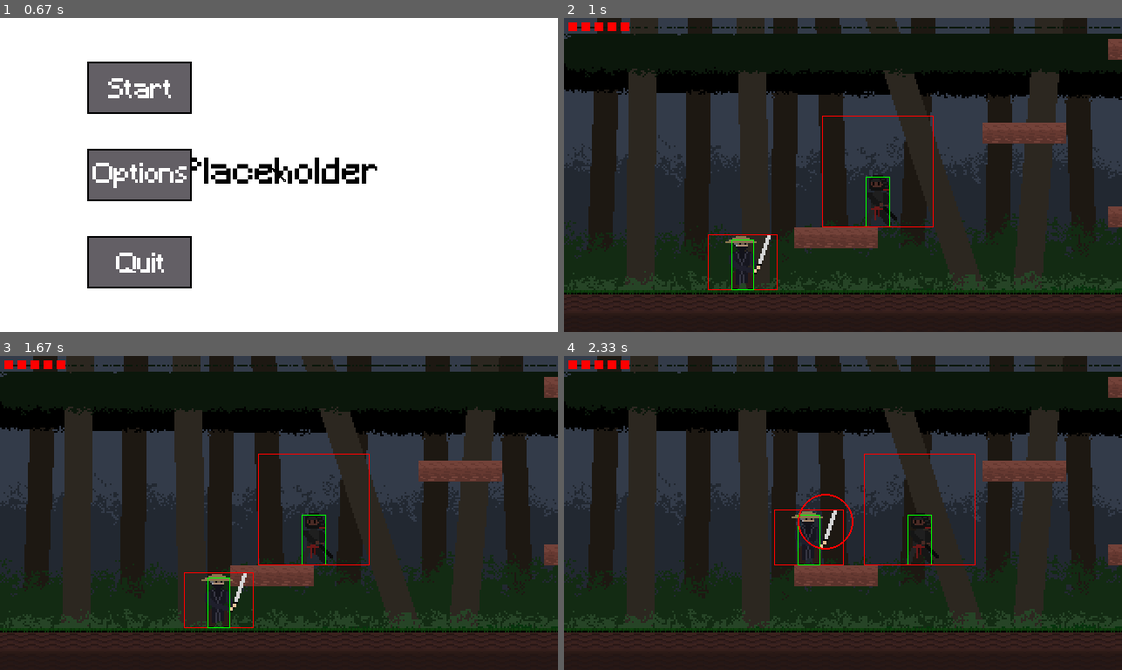
Above: before the commit, frames 1-4 (two rows, left to right).
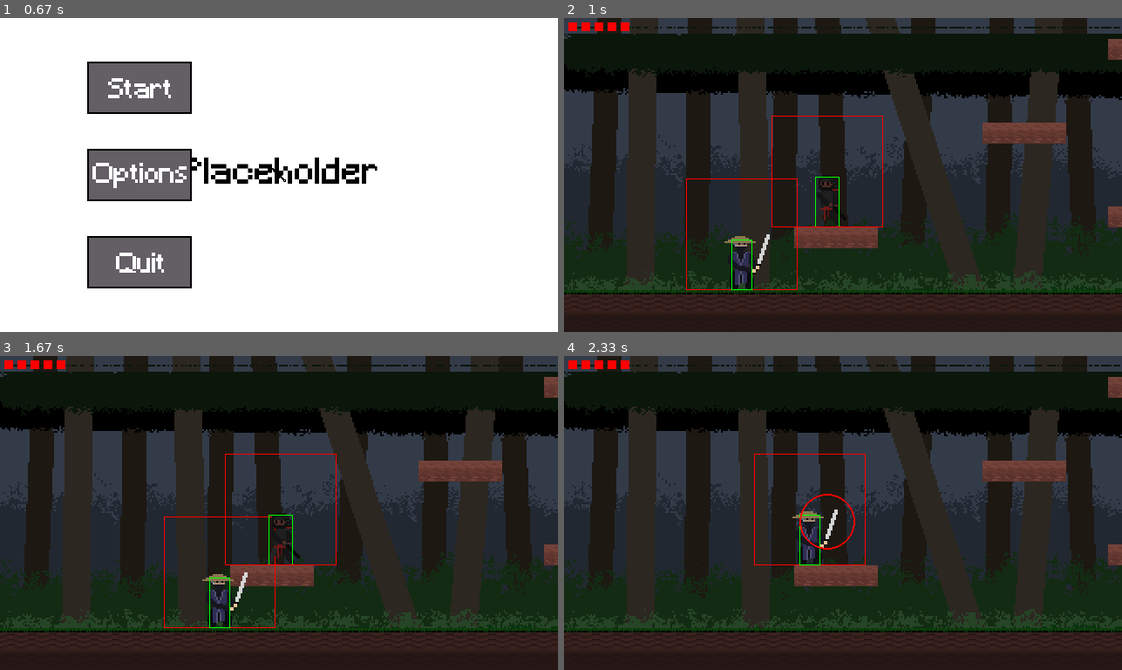
Above: after the commit, the same moments.

Repository: Mallet-Marie/pygame_metroidvania
Game: pygame game, started from game.py
Same seed, same stepped clock (60 frames per second), same inputs: the game is played once before the commit and once after it.
Inputs (mouse positions are in pixels of both pictures, inside the frame that each line leads up to):
- Up to frame 1 (0.67 s): tap Enter at 0.33 s
- Up to frame 2 (1 s): click (703, 87) at 0.72 s
- Up to frame 3 (1.67 s): tap Space at 1, 1.4 s; hold D from 1.33 s (still down)
- Up to frame 4 (2.33 s): tap Space at 1.7, 1.9, 2.23 s; release D at 1.8 s; hold W 1.83-2.13 s; hold D from 2.17 s (still down)

Frame 1 is identical in both runs. In frame 2, 1.6% of the frame differs, in the area x 21-67%, y 31-87%; in frame 3, 1.7%, in the area x 29-67%, y 31-87%; in frame 4, 1.3%.

Commit message:
hitboxes

Diff:
--- a/map4.ldtk
+++ b/map4.ldtk
@@ -5,12 +5,12 @@
 		"doc": "https://ldtk.io/json",
 		"schema": "https://ldtk.io/files/JSON_SCHEMA.json",
 		"appAuthor": "Sebastien 'deepnight' Benard",
-		"appVersion": "1.1.0",
+		"appVersion": "1.1.1",
 		"url": "https://ldtk.io"
 	},
-	"jsonVersion": "1.1.0",
-	"appBuildId": 458005,
-	"nextUid": 14,
+	"jsonVersion": "1.1.1",
+	"appBuildId": 458076,
+	"nextUid": 16,
 	"identifierStyle": "Capitalize",
 	"worldLayout": "Free",
 	"worldGridWidth": 256,
@@ -288,6 +288,25 @@
 			"customData": [],
 			"savedSelections": [],
 			"cachedPixelData": { "opaqueTiles": "0", "averageColors": "9666" }
+		},
+		{
+			"__cWid": 4,
+			"__cHei": 2,
+			"identifier": "Tileset4",
+			"uid": 14,
+			"relPath": "../../../Pixel Art/Aseprite 1.3/projects/tileset4.png",
+			"embedAtlas": null,
+			"pxWid": 96,
+			"pxHei": 48,
+			"tileGridSize": 24,
+			"spacing": 0,
+			"padding": 0,
+			"tags": [],
+			"tagsSourceEnumUid": null,
+			"enumTags": [],
+			"customData": [],
+			"savedSelections": [],
+			"cachedPixelData": { "opaqueTiles": "11111111", "averageColors": "f321f433f433f433f211f433f433f633" }
 		}
 	], "enums": [], "externalEnums": [], "levelFields": [] },
 	"levels": [
@@ -305,7 +324,7 @@
 			"useAutoIdentifier": true,
 			"bgRelPath": null,
 			"bgPos": null,
-			"bgPivotX": 0.5,
+			"bgPivotX": 0,
 			"bgPivotY": 0.5,
 			"__smartColor": "#ADADB5",
 			"__bgPos": null,
--- a/sprites.py
+++ b/sprites.py
@@ -14,13 +14,13 @@
         #self.image = pygame.transform.flip(self.image, True, False)
         self.rect = self.image.get_rect()
         self.hitbox = self.image.get_rect()
-        self.hitbox.inflate_ip(-54, -6)
-        self.hitbox.move_ip(0, 3)
+        self.hitbox.inflate_ip(-104, -70)
+        self.hitbox.move_ip(0, 35)
         pygame.draw.rect(self.image, RED, self.rect, 1)
         pygame.draw.rect(self.image, GREEN, self.hitbox, 1)
         self.rect.topleft = pos[0], pos[1]
         self.posx, self.posy = self.rect.topleft
-        self.hitbox.centerx , self.hitbox.centery = self.rect.centerx-5, self.rect.centery+3
+        self.hitbox.center = self.rect.centerx, self.rect.centery+29
         self.health = 5
         self.velx = 0
         self.vely = 0
@@ -44,7 +44,7 @@
             if self.dx < 0:
                 self.posx = hits[0].hitbox.right
             self.velx = 0
-            self.rect.x = self.posx-27
+            self.rect.x = self.posx-52
             self.hitbox.x = self.posx
 
     def vertical_movement(self, tiles):
@@ -59,12 +59,12 @@
                 self.vely = 0
                 self.jumps = 2
                 self.hitbox.y = self.posy
-                self.rect.y = self.posy-6
+                self.rect.y = self.posy-70
             if self.vely < 0:
                 self.vely = 0
                 self.posy = hits[0].hitbox.bottom
                 self.hitbox.y = self.posy
-                self.rect.y = self.posy-6
+                self.rect.y = self.posy-70
 
         if self.on_ground and self.vely != 0:
             self.on_ground = False
@@ -93,7 +93,7 @@
         self.dx = self.inputs["right"] - self.inputs["left"]
         self.velx = dt * self.dx * 3
         self.posx += self.velx
-        self.rect.x = self.posx-27
+        self.rect.x = self.posx-52
         self.hitbox.x = self.posx
         self.horizontal_movement(tiles)
        # if self.jumping:
@@ -106,7 +106,7 @@
             self.jumping = False
         self.vely += self.acc*.9 * dt
         self.posy += ((self.vely * dt) + ((self.acc/2) * (dt**2)))
-        self.rect.y = self.posy-6
+        self.rect.y = self.posy-70
         self.hitbox.y = self.posy
 
         self.vertical_movement(tiles)
@@ -145,6 +145,7 @@
         if pygame.time.get_ticks() - self.spawn >= 250:
             self.finished = True
             self.kill()
+        #print(self.finished)
         self.posx = posx
         self.posy = posy
         self.rect.centerx = self.posx
@@ -156,7 +157,7 @@
     def __init__(self, x, y, angle):
         pygame.sprite.Sprite.__init__(self)
         self.image = pygame.Surface((5, 5))
-        self.image.fill(BLACK)
+        self.image.fill(WHITE)
         self.rect = self.image.get_rect()
         self.hitbox = self.rect.copy()
         self.rect.centerx = x
@@ -189,10 +190,7 @@
         pygame.draw.rect(self.image, RED, self.rect, 1)
         self.rect.topleft = pos[0], pos[1]
         self.posx, self.posy = self.rect.topleft
-        self.hitbox.centerx = self.posx
-        self.hitbox.y = self.posy + 60
-        #print(self.rect.y)
-        #print(self.hitbox.y)
+        self.hitbox.center = self.rect.centerx, self.rect.centery+30
         self.attacking = False
         self.dx, self.dy = 0, 0
         self.dx_sword = 0
@@ -236,21 +234,23 @@
         now = pygame.time.get_ticks()
         if now - self.last_throw > self.throw_interval:
             self.last_throw = now
-            shuriken = Shuriken(self.rect.centerx, self.rect.centery, self.rot)
+            shuriken = Shuriken(self.hitbox.centerx, self.hitbox.centery, self.rot)
             self.game.all_sprites.add(shuriken)
             self.game.mob_attacks.add(shuriken)
 
     def vertical_collisions(self, tiles):
-        hits = pygame.sprite.spritecollide(self, tiles, False)
+        hits = pygame.sprite.spritecollide(self, tiles, False, self.game.collide_hitbox)
         if hits:
             if self.vely > 0:
-                self.posy = hits[0].rect.top - self.rect.height
+                self.posy = hits[0].hitbox.top - self.hitbox.height
                 self.vely = 0
-                self.rect.y = self.posy
+                self.hitbox.y = self.posy
+                self.rect.y = self.posy - 68
             if self.vely < 0:
                 self.vely = 0
-                self.posy = hits[0].rect.bottom
-                self.rect.y = self.posy
+                self.posy = hits[0].hitbox.bottom
+                self.hitbox.y = self.posy
+                self.rect.y = self.posy - 68
 
     def jump(self):
         self.jumping = True
@@ -258,22 +258,22 @@
 
     def update(self, dt, tiles):
         if self.fleeing:
-            if self.points[self.next_point]["cx"] * 8 - self.rect.x > 5:
+            if self.points[self.next_point]["cx"] * 8 - self.hitbox.x > 5:
                 self.dx = 1
-            elif self.points[self.next_point]["cx"] * 8 - self.rect.x < -5:
+            elif self.points[self.next_point]["cx"] * 8 - self.hitbox.x < -5:
                 self.dx = -1
             else:
                 self.dx = 0
                 self.fleeing = False
-            if (abs(self.rect.x - self.points[self.next_point]["cx"]*8)) <= 170 and self.rect.y - self.points[self.next_point]["cy"]*8 > 64 and not self.jumping:
+            if (abs(self.hitbox.x - self.points[self.next_point]["cx"]*8)) <= 170 and self.hitbox.y - self.points[self.next_point]["cy"]*8 > 64 and not self.jumping:
                 self.jump()
 
-        if self.rect.x < self.game.player.rect.x:
+        if self.hitbox.x < self.game.player.hitbox.x:
             self.dx_sword = 1
-        elif self.rect.x > self.game.player.rect.x:
+        elif self.hitbox.x > self.game.player.hitbox.x:
             self.dx_sword = -1
 
-        if self.game.player.rect.centerx - self.rect.x < 15 and self.game.player.rect.centerx - self.rect.x > -15:
+        if self.game.player.hitbox.centerx - self.hitbox.x < 15 and self.game.player.hitbox.centerx - self.hitbox.x > -15:
             self.fleeing = True
 
         self.velx = self.dx * 4 * dt
@@ -281,14 +281,14 @@
             self.kill()
         self.vely += self.acc*.9 *dt
         self.posy += ((self.vely * dt) + ((self.acc/2) * (dt**2)))
-        self.rect.y = self.posy
+        self.rect.y = self.posy - 68
         self.hitbox.y = self.posy
         if self.invincible and pygame.time.get_ticks() - self.iframes > 500:
             self.invincible = False
         self.vertical_collisions(tiles)
 
-        self.dx_player = self.game.player.rect.x-self.rect.x
-        self.dy_player = self.game.player.rect.y-self.rect.y
+        self.dx_player = self.game.player.hitbox.x-self.hitbox.x
+        self.dy_player = self.game.player.hitbox.y-self.hitbox.y
         if abs(self.dx_player) < 350 and abs(self.dx_player) > 100 and not self.attacking :
             self.rot = math.atan2(self.dy_player, self.dx_player)
             self.throw()
@@ -305,8 +305,8 @@
                 self.fleeing = True
 
         self.posx += self.velx
-        self.rect.x = self.posx
-        self.hitbox.x = self.rect.x
+        self.rect.x = self.posx-58
+        self.hitbox.x = self.posx
 
 class Samurai(pygame.sprite.Sprite):
     def __init__(self, game, pos):
@@ -437,7 +437,7 @@
 
     def animate(self, dt):
         self.last_frame_update += dt
-        if self.attack_done:
+        if self.attack_done and not self.attacking:
             if self.velx == 0:
                 if self.facing_left:
                     self.anim_list = self.l_idle
@@ -449,6 +449,8 @@
                 elif self.facing_right:
                     self.anim_list = self.r_walk
 
+        #print(len(self.anim_list))
+        #print(self.attack_done)
         if self.last_frame_update > 60/8:
             self.last_frame_update = 0
             self.frame = (self.frame+1)%len(self.anim_list)
@@ -457,7 +459,6 @@
     def attack(self):
         self.attack_time = pygame.time.get_ticks()
         self.attacking = True
-        self.attack_done = False
         if self.dx == -1:
             self.sword = Sword(self.hitbox.x, self.hitbox.y+16, 88, 88, 44)
         elif self.dx == 1:
@@ -506,6 +507,7 @@
             elif self.dx == 1:
                 self.sword.update(self.hitbox.x+32, self.hitbox.y+16, self)
             if self.sword.finished:
+                print("hi")
                 self.attack_done = True
                 now = pygame.time.get_ticks()
                 if now - self.attack_time > 1500:
@@ -514,14 +516,15 @@
         if self.should_attack:
             self.velx = dt * self.dx * 1
             if not self.attacking:
+                self.attack_done = False
                 attack_delay = pygame.time.get_ticks()
+                self.frame = 0
+                if self.facing_left:
+                    self.anim_list = self.l_attack
+                elif self.facing_right:
+                    self.anim_list = self.r_attack
                 if attack_delay - self.attack_delay > 200:
                     self.attack()
-                    self.frame = 0
-                    if self.facing_left:
-                        self.anim_list = self.l_attack
-                    elif self.facing_right:
-                        self.anim_list = self.r_attack
         else:
             self.velx = dt * self.dx * 2.5
         if abs(self.hitbox.centerx - self.game.player.hitbox.centerx) <= 150:
--- a/states/world.py
+++ b/states/world.py
@@ -152,7 +152,6 @@
             for hit in mob_melee_hits:
                 self.player.health -= 1
                 self.player.iframe()
-                hit.kill()
             for hit in mob_hits:
                 self.player.health -= 1
                 self.player.iframe()
@@ -160,8 +159,8 @@
             #    self.player.health -= 1
             #    self.player.iframe()
 
-            if self.player.health <= 0 or self.player.rect.bottom >= HEIGHT:
-                self.exit_state()
+            #if self.player.health <= 0 or self.player.rect.bottom >= HEIGHT:
+                #self.exit_state()
 
         parry_hits = pygame.sprite.groupcollide(self.attacks, self.mob_attacks, False, True, pygame.sprite.collide_circle)
         mob_melee_parry = pygame.sprite.groupcollide(self.attacks, self.mob_melee, True, True, pygame.sprite.collide_circle)
Binary file changed: assets/player.png
Binary file changed: projects/player.png
Binary file added: projects/tileset4.png
Not shown, changed: projects/player.aseprite
Not shown, added: projects/player2.aseprite
Not shown, changed: projects/player_walk.aseprite
